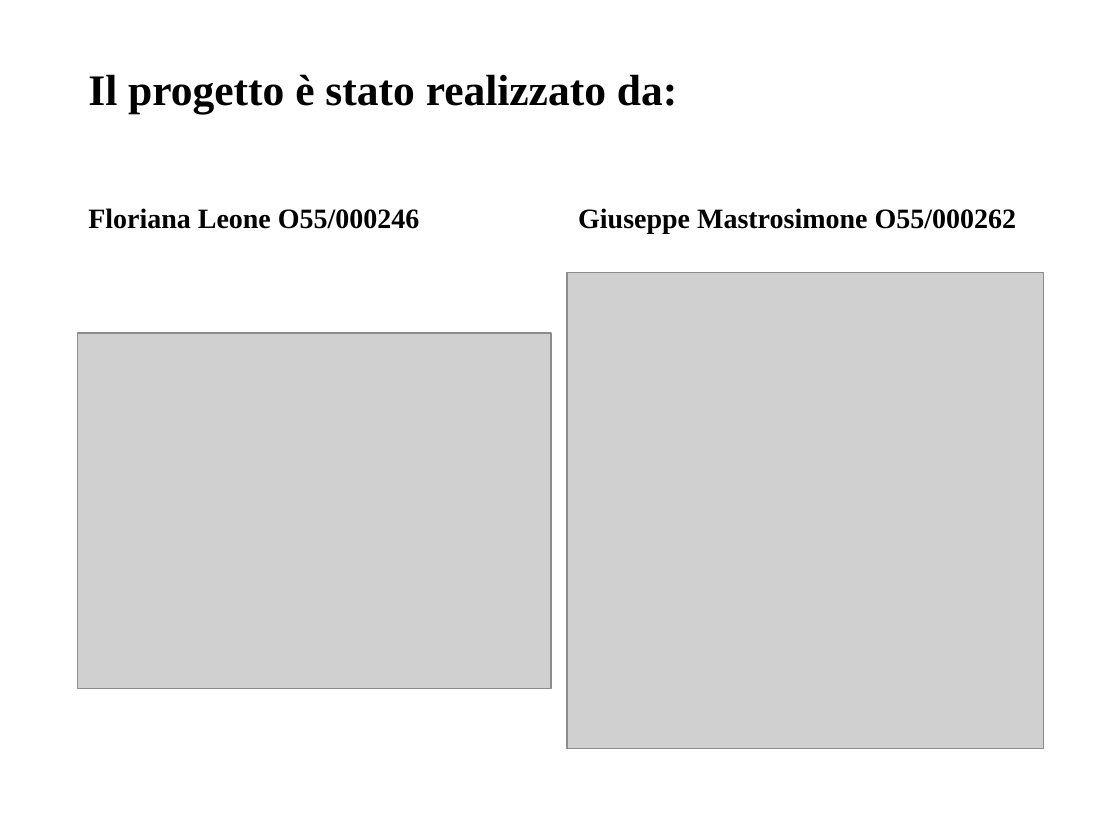
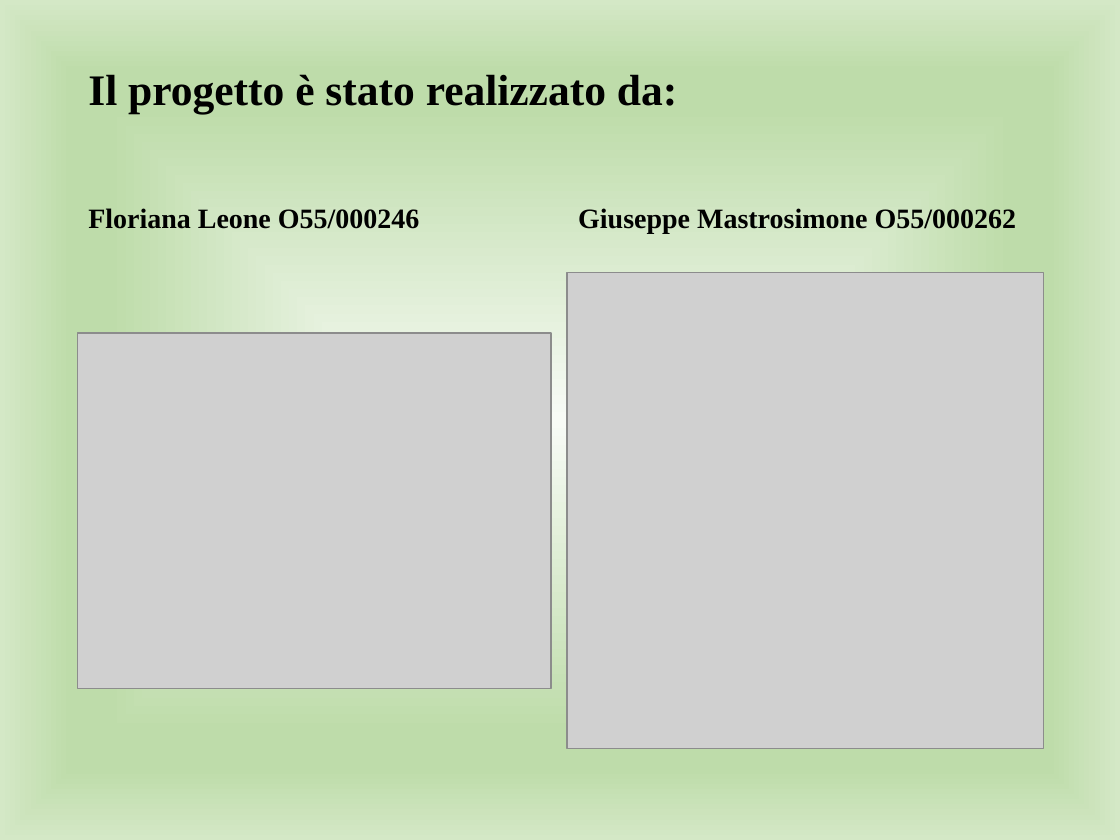
Before and after one commit to giusmastro91/Cognitive-systems, a slide deck: slide 2 of Prova_6/Leone_Mastrosimone_PresentazioneProgetto.pptx. Drawn at 1120x840 pixels with LibreOffice and Linux fonts; fonts in the diff are those of the drawing; grey boxes stand for pictures. Boxes give left, top, right and bottom in pixels: in the first picture for what was removed or moved away, otherwise in the second. Text is boxed around its words. In the diff, an @@ line names an element or a change of style, - is before the commit and + after.

```diff
--- a/Prova_6/Leone_Mastrosimone_PresentazioneProgetto.pptx
+++ b/Prova_6/Leone_Mastrosimone_PresentazioneProgetto.pptx
@@ background #FFFFFF to gradient #F8FBF6 to #BEDCAA to #D4E8C6 @@
@@ text "Floriana Leone O55/000246" at <box>88,208,419,229</box>: less space between paragraphs @@
@@ text "Giuseppe Mastrosimone O55/000262" at <box>578,208,1016,233</box>: less space between paragraphs @@
```
Also in this commit, not shown: 38 other slides changed, 1 other file.
